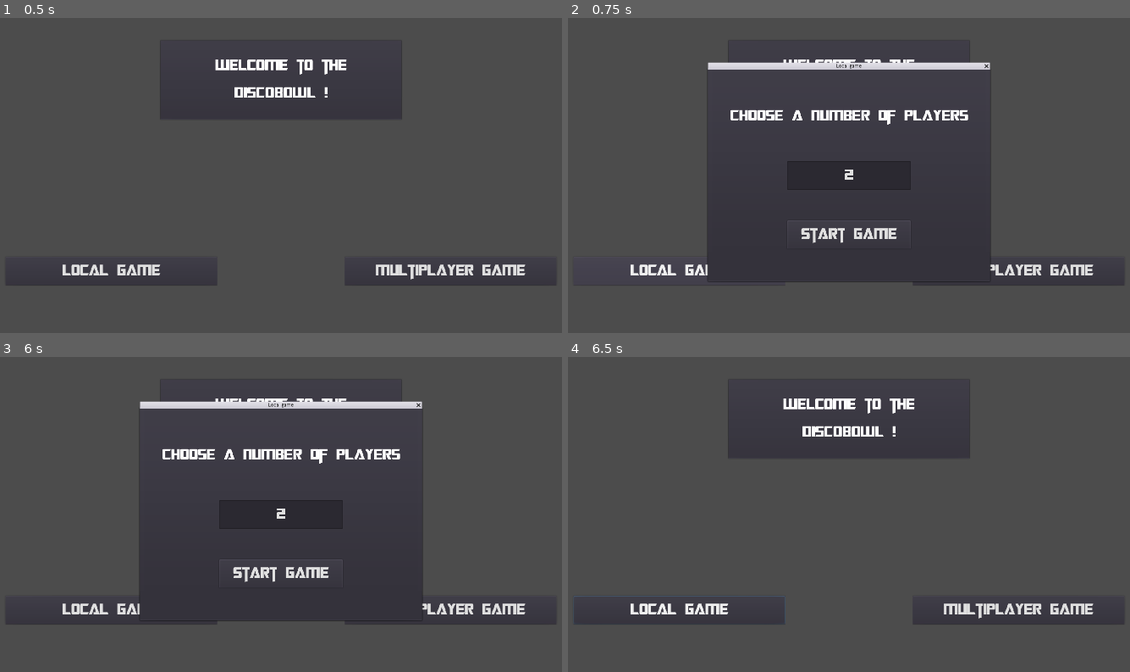
Above: before the commit, frames 1-4 (two rows, left to right).
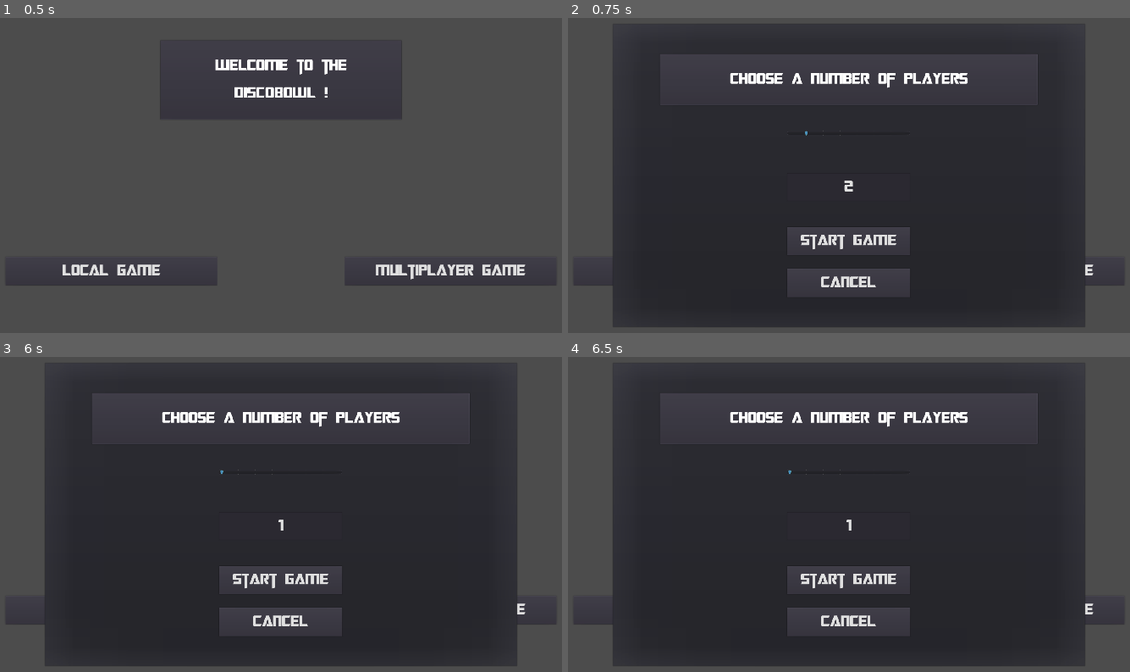
Above: after the commit, the same moments.

Repository: Reituag/DiscoBowl
Game: Godot game, scene res://Sources/UI/Menus/MainMenu.tscn
Same seed, same stepped clock (60 frames per second), same inputs: the game is played once before the commit and once after it. This scene is started directly instead of the project's main scene.
Inputs (mouse positions are in pixels of both pictures, inside the frame that each line leads up to):
- Up to frame 1 (0.5 s): no input
- Up to frame 2 (0.75 s): click "Local Game" at 0.5 s
- Up to frame 3 (6 s): click (281, 621) at 1.25 s, where only the run after the commit has a clickable "Cancel"; click "Multiplayer Game" at 2 s; move the mouse to (432, 495) at 2.77 s; hold Right (ui_right) 2.78-3.53 s; tap Z at 2.85 s; click (432, 495) at 2.92 s; move the mouse to (146, 533) at 3.52 s; hold Down 3.53-4.28 s; tap Q at 3.6, 5.1, 5.85 s; tap Enter (ui_accept) at 4.25, 5.75 s; move the mouse to (348, 429) at 4.27 s; hold Right (ui_right) 4.28-5.03 s; tap Space at 4.35 s; move the mouse to (247, 590) at 5.02 s; hold Up 5.03-5.78 s; click (247, 590) at 5.17 s; move the mouse to (483, 571) at 5.77 s; hold Left (ui_left) from 5.78 s (still down)
- Up to frame 4 (6.5 s): keep holding Left (ui_left); tap Enter (ui_accept) at 6.02 s

Frame 1 is identical in both runs. In frame 2, 40% of the frame differs, in the area x 7-93%, y 1-99%; in frame 3, 39%; in frame 4, 59%, in the area x 1-93%, y 1-99%.

Commit message:
Popup addition when hitting localgame

Diff:
--- a/Project/Sources/UI/Menus/MainMenu.gd
+++ b/Project/Sources/UI/Menus/MainMenu.gd
@@ -1,20 +1,38 @@
 extends Control
 
+var CharSelectMenu = preload("res://Sources/UI/CharacterSelection/CharSelect_Menu.tscn")
 
-# Declare member variables here. Examples:
-# var a = 2
-# var b = "text"
+# Memorization of the popup menu use to configurate the local game
+onready var localPopup = $PopupLocal
+onready var nbPlayerTxt = $PopupLocal/VBoxContainer/LineEdit
+onready var nbplayerSlider = $PopupLocal/VBoxContainer/HSlider
+
+## Scene configuration ##
+func _ready():
+	localPopup.popup_exclusive = true
+
+## Specific methods ##
+func _create_local_game():
+	pass
+
+## Event handling ##
+func _on_ButtonLocal_pressed():
+	localPopup.popup()
+
+func _on_ButtonCancel_pressed():
+	localPopup.hide()
+
+func _on_LineEdit_text_changed(new_text):
+	var ok_str = "1_2_3_4_5_6_7_8"
+	# Ensures that the number of players is an integer in [1;8]
+	if (new_text in ok_str):
+		nbPlayerTxt.text = new_text
+		nbplayerSlider.value = float(new_text)
+	else:
+		nbPlayerTxt.text = "2"
+		nbplayerSlider.value = 2.0
 
 
-# Called when the node enters the scene tree for the first time.
-func _ready():
-	pass # Replace with function body.
 
-
-# Called every frame. 'delta' is the elapsed time since the previous frame.
-#func _process(delta):
-#	pass
-
-
-func _on_ButtonLocal_pressed():
-	$PopupLocal.popup()
+func _on_HSlider_value_changed(value):
+	nbPlayerTxt.text = String(value)
--- a/Project/Sources/UI/Menus/MainMenu.tscn
+++ b/Project/Sources/UI/Menus/MainMenu.tscn
@@ -94,51 +94,64 @@
 "_edit_use_anchors_": false
 }
 
-[node name="PopupLocal" type="WindowDialog" parent="."]
-anchor_left = 0.5
-anchor_top = 0.5
-anchor_right = 0.5
-anchor_bottom = 0.5
-margin_left = -400.0
-margin_top = -300.0
-margin_right = 400.0
-margin_bottom = 300.0
+[node name="PopupLocal" type="PopupDialog" parent="."]
+visible = true
+anchor_left = 0.15
+anchor_top = 0.1
+anchor_right = 0.85
+anchor_bottom = 0.9
 grow_horizontal = 2
 grow_vertical = 2
-rect_min_size = Vector2( 800, 600 )
-window_title = "Local game"
-__meta__ = {
-"_edit_use_anchors_": false
-}
 
 [node name="VBoxContainer" type="VBoxContainer" parent="PopupLocal"]
-anchor_left = 0.25
-anchor_right = 0.75
-anchor_bottom = 1.0
-margin_left = -137.0
-margin_top = 50.0
-margin_right = 138.0
-margin_bottom = -50.0
+anchor_left = 0.1
+anchor_top = 0.1
+anchor_right = 0.9
+anchor_bottom = 0.9
 grow_horizontal = 2
 __meta__ = {
 "_edit_use_anchors_": false
 }
 
-[node name="Label" type="Label" parent="PopupLocal/VBoxContainer"]
-margin_top = 64.0
-margin_right = 675.0
-margin_bottom = 100.0
+[node name="PanelContainer" type="PanelContainer" parent="PopupLocal/VBoxContainer"]
+margin_right = 1075.0
+margin_bottom = 148.0
+size_flags_vertical = 3
+
+[node name="Label" type="Label" parent="PopupLocal/VBoxContainer/PanelContainer"]
+margin_left = 7.0
+margin_top = 56.0
+margin_right = 1068.0
+margin_bottom = 92.0
 size_flags_vertical = 6
 theme = ExtResource( 1 )
 text = "Choose a number of players"
 align = 1
 valign = 1
 
+[node name="HSlider" type="HSlider" parent="PopupLocal/VBoxContainer"]
+margin_left = 362.0
+margin_top = 186.0
+margin_right = 712.0
+margin_bottom = 266.0
+rect_min_size = Vector2( 350, 80 )
+size_flags_horizontal = 4
+size_flags_vertical = 6
+min_value = 1.0
+max_value = 8.0
+value = 2.0
+rounded = true
+tick_count = 8
+ticks_on_borders = true
+__meta__ = {
+"_edit_use_anchors_": false
+}
+
 [node name="LineEdit" type="LineEdit" parent="PopupLocal/VBoxContainer"]
-margin_left = 162.0
-margin_top = 210.0
-margin_right = 512.0
-margin_bottom = 290.0
+margin_left = 362.0
+margin_top = 339.0
+margin_right = 712.0
+margin_bottom = 419.0
 rect_min_size = Vector2( 350, 80 )
 size_flags_horizontal = 4
 size_flags_vertical = 6
@@ -150,14 +163,28 @@
 }
 
 [node name="Button" type="Button" parent="PopupLocal/VBoxContainer"]
-margin_left = 162.0
-margin_top = 378.0
-margin_right = 512.0
-margin_bottom = 458.0
+margin_left = 362.0
+margin_top = 492.0
+margin_right = 712.0
+margin_bottom = 572.0
 rect_min_size = Vector2( 350, 80 )
 size_flags_horizontal = 4
 size_flags_vertical = 6
 theme = ExtResource( 1 )
 text = "Start Game"
 
+[node name="ButtonCancel" type="Button" parent="PopupLocal/VBoxContainer"]
+margin_left = 362.0
+margin_top = 611.0
+margin_right = 712.0
+margin_bottom = 691.0
+rect_min_size = Vector2( 350, 80 )
+size_flags_horizontal = 6
+size_flags_vertical = 4
+theme = ExtResource( 1 )
+text = "Cancel"
+
 [connection signal="pressed" from="VBoxContainer/HBoxContainer/ButtonLocal" to="." method="_on_ButtonLocal_pressed"]
+[connection signal="value_changed" from="PopupLocal/VBoxContainer/HSlider" to="." method="_on_HSlider_value_changed"]
+[connection signal="text_changed" from="PopupLocal/VBoxContainer/LineEdit" to="." method="_on_LineEdit_text_changed"]
+[connection signal="pressed" from="PopupLocal/VBoxContainer/ButtonCancel" to="." method="_on_ButtonCancel_pressed"]
